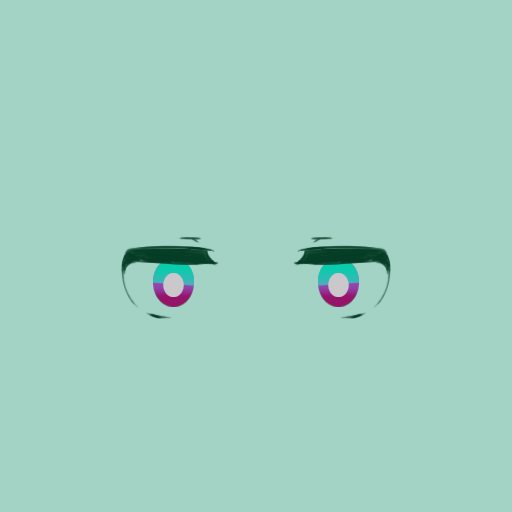
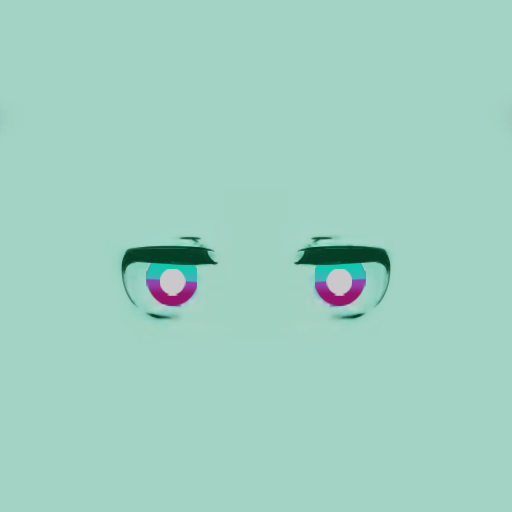
Layers edited between the first and the second (512, 512) image:
removed group "L" (7 layers) from group "Normal" over (x1=0, y1=99, x2=512, y2=333)
added group "R" (3rd of 4, in "Normal") with 9 layers in group "Normal" over (x1=0, y1=99, x2=512, y2=333)
renamed "图层 23" to "图层 47", moved it into group "R" over (x1=120, y1=236, x2=219, y2=320)
removed layer "图层 22" from group "L" over (x1=163, y1=273, x2=184, y2=297)
removed layer "图层 21" from group "L" over (x1=112, y1=269, x2=394, y2=333)
removed layer "图层 20" from group "L" over (x1=153, y1=262, x2=194, y2=287)
removed layer "图层 19" from group "L" over (x1=0, y1=99, x2=512, y2=297)
removed layer "图层 18" from group "L" over (x1=153, y1=262, x2=194, y2=307)
added group "组 1" (1st of 2, in "Normal" › "R") with 5 layers in group "R" over (x1=146, y1=253, x2=197, y2=306)
added layer "图层 46" in group "组 1" over (x1=160, y1=269, x2=186, y2=296)
added layer "图层 45" in group "组 1" over (x1=146, y1=264, x2=197, y2=283)
added layer "图层 44" in group "组 1" over (x1=146, y1=253, x2=197, y2=283)
added layer "图层 43" in group "组 1" over (x1=146, y1=253, x2=197, y2=296)
added layer "图层 42" in group "组 1" over (x1=146, y1=253, x2=197, y2=306)
added group "组 1" (2nd of 2, in "Normal" › "R") with 5 layers in group "R" over (x1=315, y1=253, x2=366, y2=306)
moved "图层 6" into group "组 1", painted on it over (x1=326, y1=269, x2=352, y2=297)
moved "图层 8" into group "组 1", painted on it over (x1=112, y1=264, x2=395, y2=333)
moved "图层 7" into group "组 1", painted on it over (x1=315, y1=253, x2=366, y2=287)
moved "图层 9" into group "组 1", painted on it over (x1=0, y1=99, x2=512, y2=297)
moved "图层 3" into group "组 1", painted on it over (x1=315, y1=253, x2=366, y2=307)
hid "图层 5" over (x1=0, y1=99, x2=512, y2=333)
